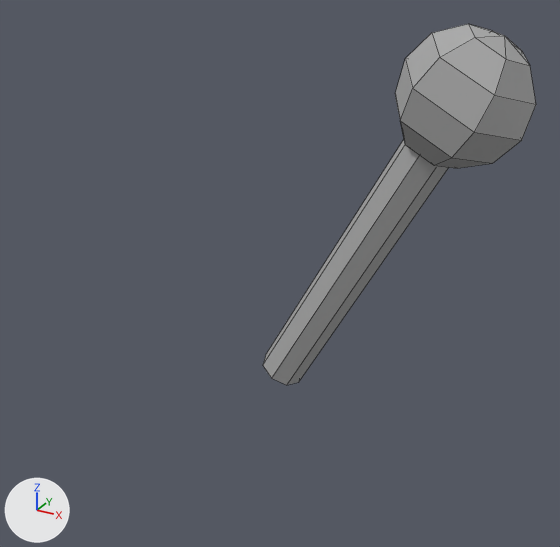
Renders of the FBX model TuNombre3ero3DLowPoly/Assets/prefabs/Objetos/Palanca/FBX/PalancaActivador.fbx from each side of a commit.
One viewpoint serves both versions: a 50 mm camera at (0.468, -1.904, 0.818) aimed at (-0.532, -0.086, -0.091). The axes (+X, +Y, +Z) are drawn at lower left. The lights are the same throughout. Mesh edges are drawn as thin lines. Where no turn or scale is listed for an object, it has been applied to the vertices.

In view in the first picture: 'EsferaPalanca', 'PaloPalanca'.
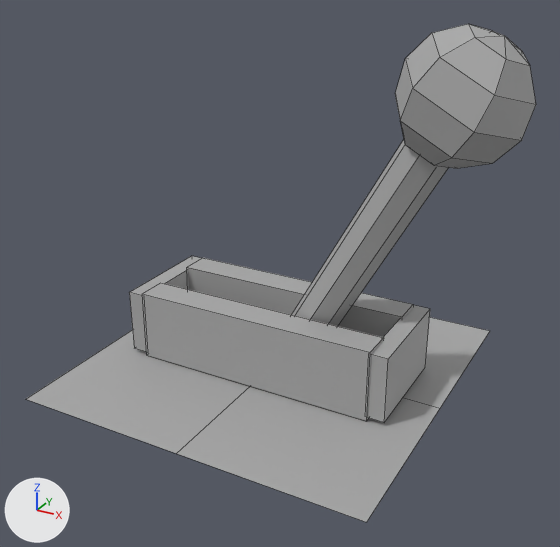
Changed parts and their boxes [x1, y1, x2, y2] in the pictures (560 x 547 px):
```json
{"object": "pLATAFORMApISO", "change": "added", "after": [26, 317, 490, 522]}
{"object": "CajaPalanca", "change": "added", "after": [142, 283, 384, 421]}
{"object": "CajaPalanca1", "change": "added", "after": [187, 258, 413, 337]}
{"object": "CajaPalanca3", "change": "added", "after": [367, 305, 430, 422]}
{"object": "CajaPalanca2", "change": "added", "after": [129, 256, 201, 352]}
```

The change, as JSON lines over the scene's bpy script:
```json
{"op": "add", "block": "me_mesh_1", "code": ["me_mesh_1 = bpy.data.meshes.new('Mesh')", "me_mesh_1.from_pydata(...)  # a box spanning x -0.029..0.029, y -0.174..0.174, z -0.102..0.102", "me_mesh_1.materials.append(mat_standardsurface1)  # grey #aaaaaa"]}
{"op": "add", "block": "me_mesh_001_1", "code": ["me_mesh_001_1 = bpy.data.meshes.new('Mesh.001')", "me_mesh_001_1.from_pydata(...)  # a box spanning x -0.029..0.029, y -0.174..0.174, z -0.102..0.102", "me_mesh_001_1.materials.append(mat_standardsurface1)  # grey #aaaaaa"]}
{"op": "add", "block": "me_mesh_003", "code": ["me_mesh_003 = bpy.data.meshes.new('Mesh.003')", "me_mesh_003.from_pydata(...)  # a box spanning x -0.388..0.388, y -0.048..0.048, z -0.111..0.111", "me_mesh_003.materials.append(mat_standardsurface1)  # grey #aaaaaa"]}
{"op": "add", "block": "me_mesh_002", "code": ["me_mesh_002 = bpy.data.meshes.new('Mesh.002')", "me_mesh_002.from_pydata(...)  # a box spanning x -0.388..0.388, y -0.048..0.048, z -0.111..0.111", "me_mesh_002.materials.append(mat_standardsurface1)  # grey #aaaaaa"]}
{"op": "add", "block": "me_mesh_004", "code": ["me_mesh_004 = bpy.data.meshes.new('Mesh.004')", "me_mesh_004.from_pydata([(-0.547, -0.547, 0.0), (0.0, -0.547, 0.0), (0.547, -0.547, 0.0), (-0.547, 0.0, 0.0), (0.0, 0.0, 0.0), (0.547, 0.0, 0.0), (-0.547, 0.547, 0.0), (0.0, 0.547, 0.0), (0.547, 0.547, 0.0)], [], [(0, 1, 4, 3), (1, 2, 5, 4), (3, 4, 7, 6), (4, 5, 8, 7)])", "me_mesh_004.materials.append(mat_standardsurface1)  # grey #aaaaaa"]}
{"op": "add", "block": "ob_cajapalanca3", "code": ["ob_cajapalanca3 = bpy.data.objects.new('CajaPalanca3', me_mesh_1)", "ob_cajapalanca3.location = (-0.184, 0.007, -0.333)"]}
{"op": "add", "block": "ob_cajapalanca2", "code": ["ob_cajapalanca2 = bpy.data.objects.new('CajaPalanca2', me_mesh_001_1)", "ob_cajapalanca2.location = (-1.006, 0.007, -0.333)"]}
{"op": "add", "block": "ob_cajapalanca", "code": ["ob_cajapalanca = bpy.data.objects.new('CajaPalanca', me_mesh_003)", "ob_cajapalanca.location = (-0.593, -0.123, -0.333)"]}
{"op": "add", "block": "ob_cajapalanca1", "code": ["ob_cajapalanca1 = bpy.data.objects.new('CajaPalanca1', me_mesh_002)", "ob_cajapalanca1.location = (-0.593, 0.12, -0.333)"]}
{"op": "add", "block": "ob_plataformapiso", "code": ["ob_plataformapiso = bpy.data.objects.new('pLATAFORMApISO', me_mesh_004)", "ob_plataformapiso.location = (-0.593, 0.0, -0.449)"]}
```
